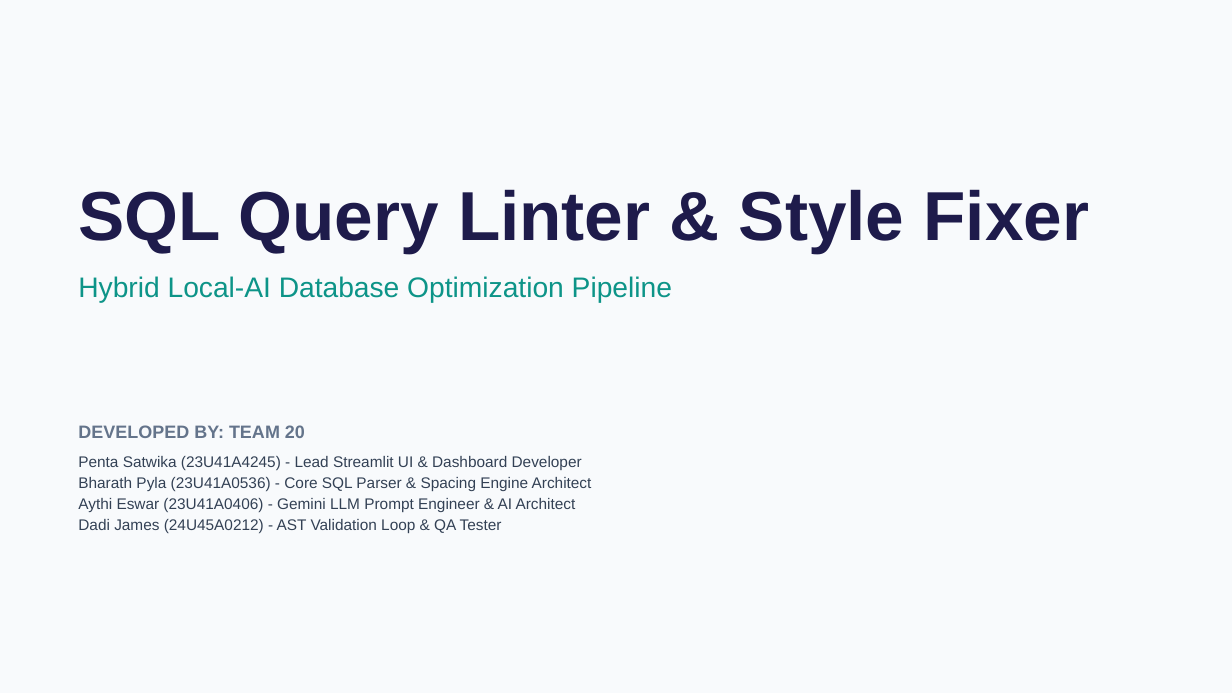
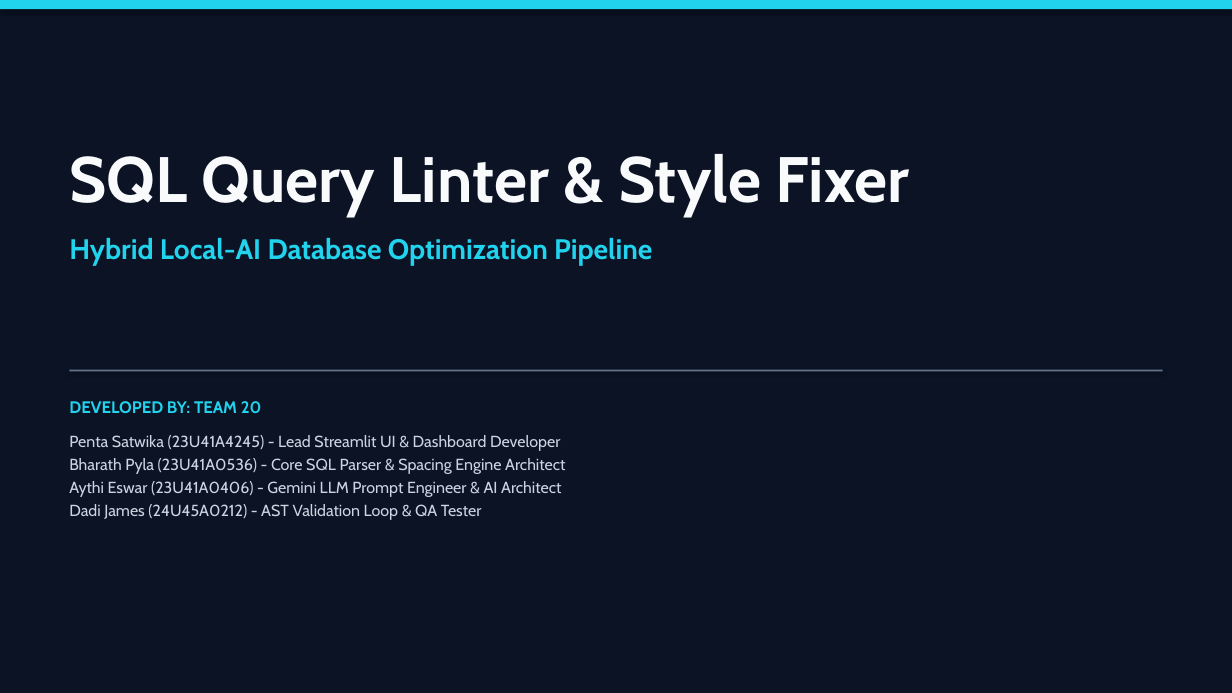
Before and after one commit to bharathpyla/sql-query-linter-style-fixer, a slide deck: slide 1 of Presentation.pptx. Drawn at 1232x693 pixels with LibreOffice and Linux fonts; fonts in the diff are those of the drawing. Boxes give left, top, right and bottom in pixels: in the first picture for what was removed or moved away, otherwise in the second. Text is boxed around its words. In the diff, an @@ line names an element or a change of style, - is before the commit and + after.

Commit message:
Update presentation Presentation.pptx with modern dark cyber theme

```diff
--- a/Presentation.pptx
+++ b/Presentation.pptx
@@ background #F8FAFC to #0B1324 @@
@@ rectangle added at [0,0,1232,9], fill #22D3EE @@
@@ text "SQL Query Linter & Style ...": place and size @@
-text "SQL Query Linter & Style ..." at [78,189,1090,303]
+text "SQL Query Linter & Style ..." at [69,154,910,265]
@@ text "SQL Query Linter & Style ..." at [69,154,910,265]: size 54 to 50 pt, text colour #1E1B4B to #F8FAFC in "SQL Query Linter & Style Fixer"; font Arial to Cabin; text colour #0D9488 to #22D3EE, bold on in "Hybrid Local-AI Database Optimization Pipeline" @@
@@ rectangle added at [69,370,1163,372], fill #64748B @@
@@ text "DEVELOPED BY: TEAM 20": place and size @@
-text "DEVELOPED BY: TEAM 20" at [78,425,592,533]
+text "DEVELOPED BY: TEAM 20" at [69,401,565,520]
@@ text "DEVELOPED BY: TEAM 20" at [69,401,565,520]: size 14 to 13 pt, text colour #64748B to #22D3EE in "DEVELOPED BY: TEAM 20"; font Arial to Cabin, size 12 to 12.5 pt, text colour #334155 to #CBD5E1; more space between paragraphs @@
```
Also in this commit, not shown: 7 other slides changed.
